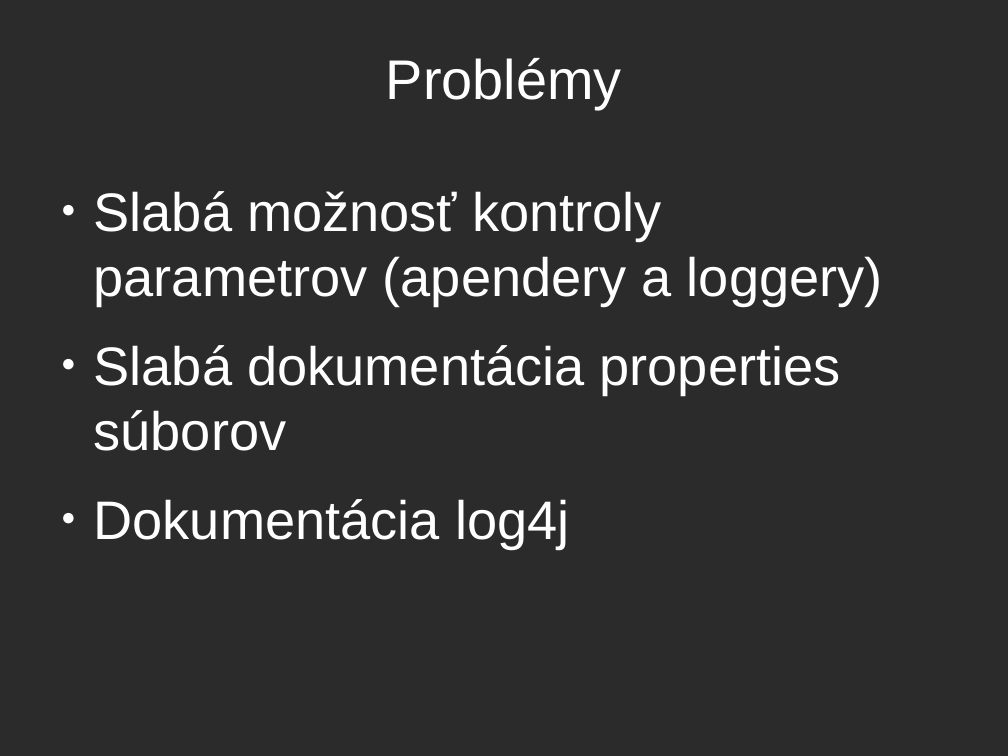
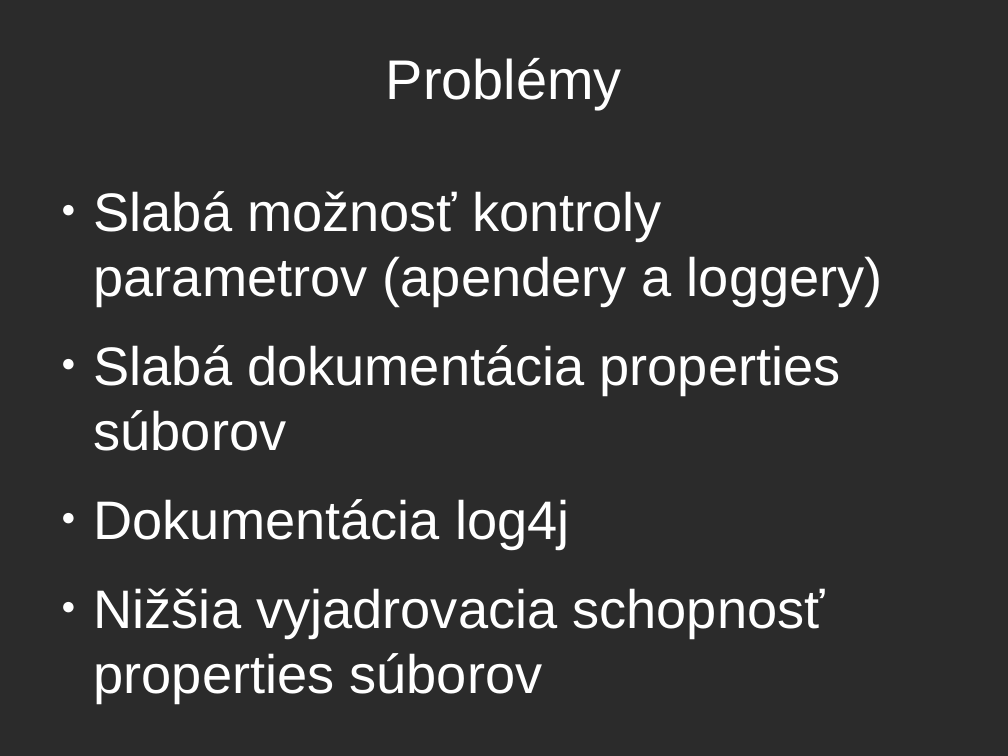
Before and after one commit to balent/Log4j-Convert-Configuration, a slide deck: slide 14 of prezentacia/log4j.odp (slide 9 before the commit). Drawn at 1008x756 pixels with LibreOffice and Linux fonts; fonts in the diff are those of the drawing; background and template pictures are left out; a plain dark background stands for a picture behind light text. Boxes give left, top, right and bottom in pixels: in the first picture for what was removed or moved away, otherwise in the second. Text is boxed around its words. In the diff, an @@ line names an element or a change of style, - is before the commit and + after.

```diff
--- a/prezentacia/log4j.odp
+++ b/prezentacia/log4j.odp
@@ text at [94, 588, 824, 703]: paragraph added @@
+● Nižšia vyjadrovacia schopnosť properties súborov
```
Also in this commit, not shown: 3 other slides changed, 4 slides added.
